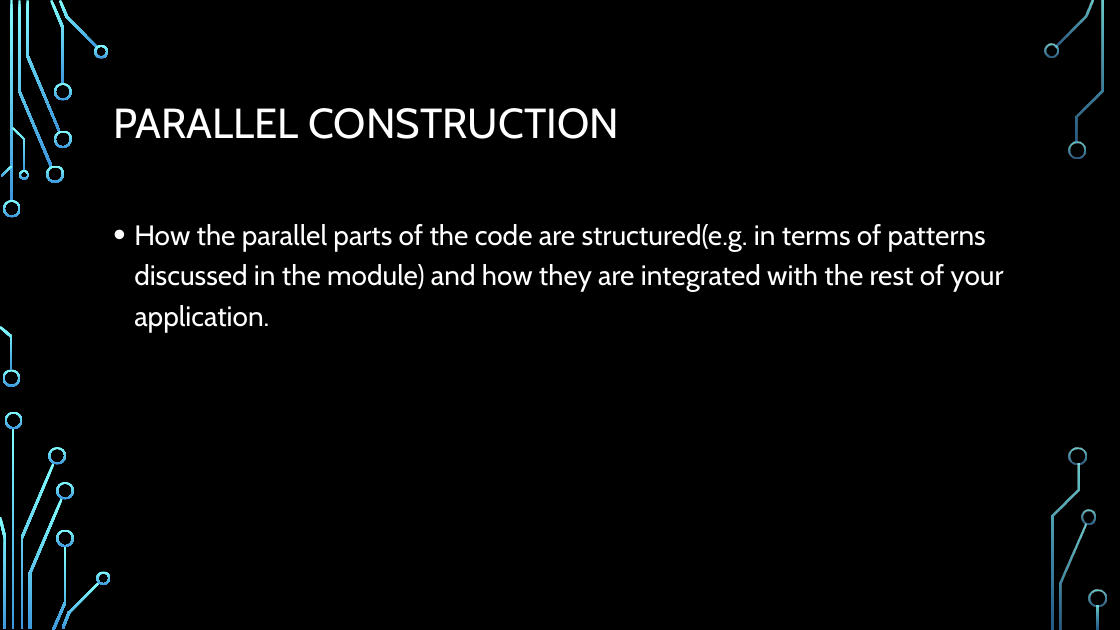
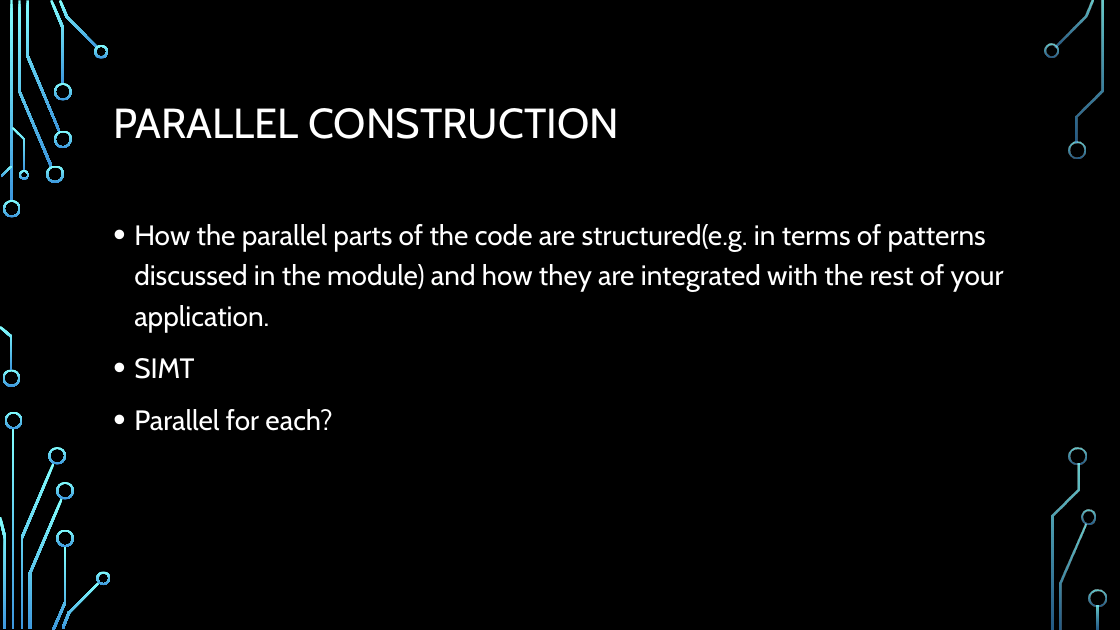
Before and after one commit to Shorte240/DSaA-Submission, a slide deck: slide 4 of CMP202 Assessment.pptx (slide 7 before the commit). Drawn at 1120x630 pixels with LibreOffice and Linux fonts; fonts in the diff are those of the drawing; background and template pictures are left out. Boxes give left, top, right and bottom in pixels: in the first picture for what was removed or moved away, otherwise in the second. Text is boxed around its words. In the diff, an @@ line names an element or a change of style, - is before the commit and + after.

```diff
--- a/CMP202 Assessment.pptx
+++ b/CMP202 Assessment.pptx
@@ text at (134,358,332,431): paragraphs added @@
+• SIMT
+• Parallel for each?
```
Also in this commit, not shown: 6 other slides changed, 2 other files.
